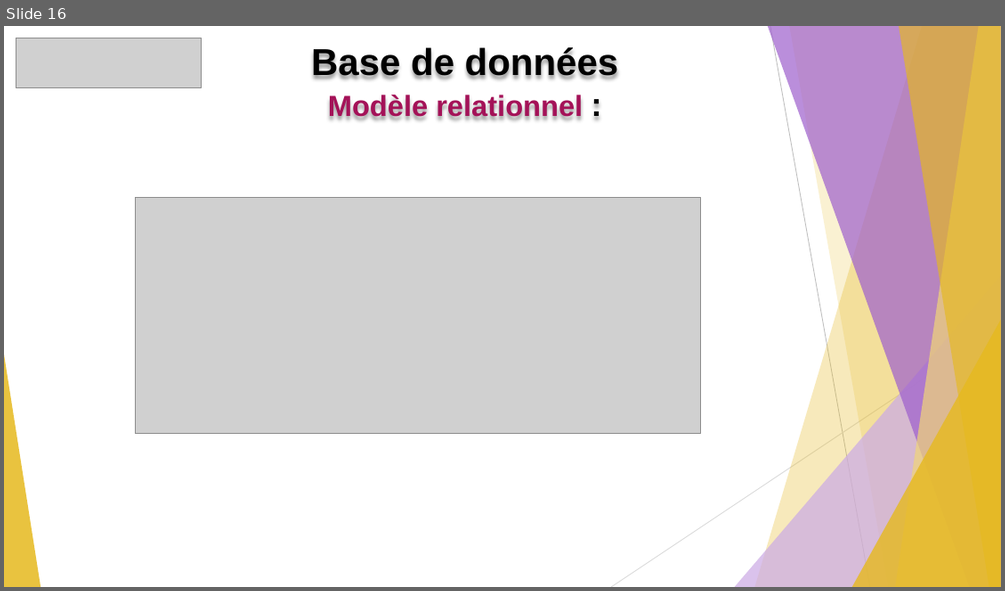
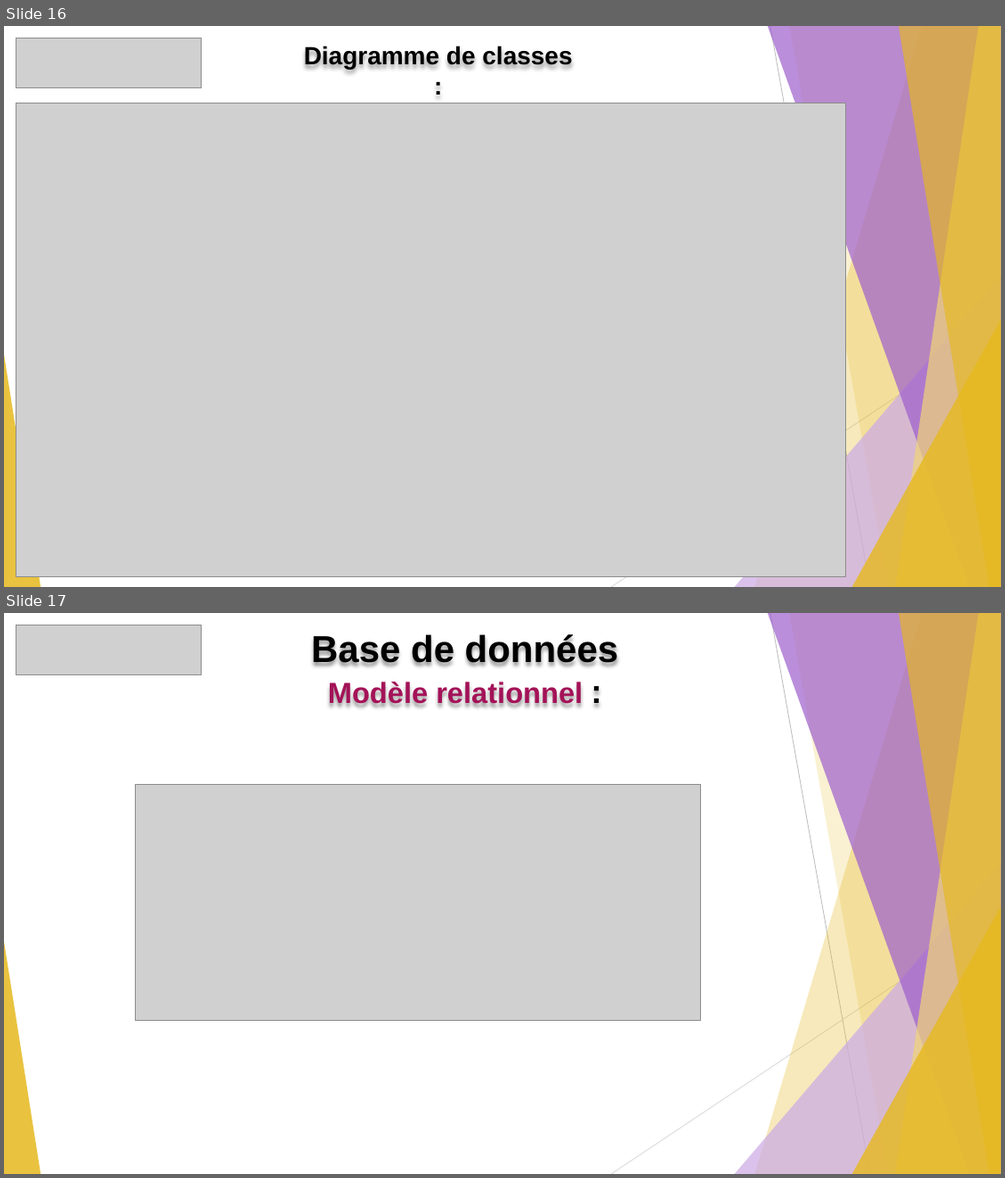
Before and after one commit to GuiguiMvn/Systeme-Escape-Game-Telethon, a slide deck: Nathan/Compte-rendus/REVUE-R2-GUIGAND-SFL6.pptx. Shown one above the other, each under a label of ours: slide 16 before the commit, slides 16 and 17 after it. The pictures are 1005x591 and 1005x1178 pixels, drawn with LibreOffice and Linux fonts; fonts in the diff are those of the drawing; grey boxes stand for pictures. Boxes give left, top, right and bottom in pixels: in the first picture for what was removed or moved away, otherwise in the second. Text is boxed around its words. In the diff, an @@ line names an element or a change of style, - is before the commit and + after.

Commit message:
Maj du diagramme de classes. Poursuite et création d'un chemin de fer sur le diaporama de revue 2.

```diff
--- a/Nathan/Compte-rendus/REVUE-R2-GUIGAND-SFL6.pptx
+++ b/Nathan/Compte-rendus/REVUE-R2-GUIGAND-SFL6.pptx
@@ slide 16 added at [4, 26, 1001, 587], background #FFFFFF; not listed: 10 template elements that a slide beside it also shows @@
@@ picture added at [16, 38, 202, 88] @@
@@ text added at [304, 45, 572, 69], 24 pt, text #000000, bold @@
+Diagramme de classes :
@@ picture added at [16, 103, 846, 576] @@
@@ what was slide 16 is now slide 17 @@
```
Also in this commit, not shown: 5 slides changed, 2 other files.
